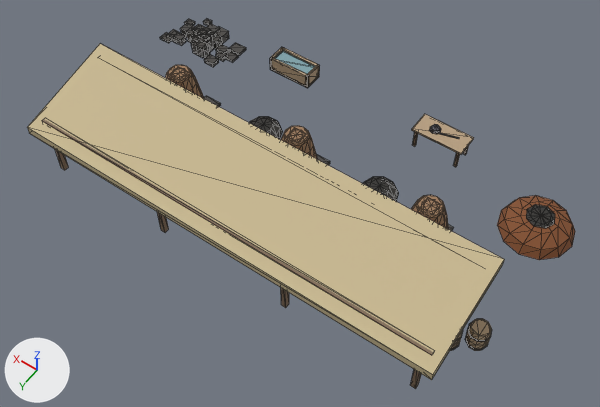
Renders of the glTF model public/models/bloomery.glb from each side of a commit.
Before and after are seen from a 50 mm camera at (-10.79, 15.71, 22.56) aimed at (-0.77, 1.68, 0.51). The axes (+X, +Y, +Z) are drawn at lower left. The lights are the same throughout. The first picture is the older version. Mesh edges are drawn as thin lines. Vertices at exactly the same position are counted once.

Script lines for the objects in view, before the commit:
```python
me_mesh_bloomery = bpy.data.meshes.new('Mesh_Bloomery')
me_mesh_bloomery.from_pydata(...)  # 1092 vertices, 1752 faces; spans x -8.9..9.0, y -4.2..5.4, z 0.0..3.2
me_mesh_bloomery.materials.append(mat_timberdark)  # brown #866f59
me_mesh_bloomery.materials.append(mat_timberplank)  # beige #b8a081
me_mesh_bloomery.materials.append(mat_roofthatch)  # beige #c8b890
me_mesh_bloomery.materials.append(mat_stonefieldstone)  # pale yellow #ddd7c8
me_mesh_bloomery.materials.append(mat_furnaceclay)  # brown #9e7c5d
me_mesh_bloomery.materials.append(mat_sootblack)  # dark grey #505050
me_mesh_bloomery.materials.append(mat_fireorange)  # orange #f9aa3f
me_mesh_bloomery.materials.append(mat_slag)  # dark grey #4b4845
me_mesh_bloomery.materials.append(mat_charcoal)  # dark grey #353330
me_mesh_bloomery.materials.append(mat_bogore)  # brown #865230
me_mesh_bloomery.materials.append(mat_ironwrought)  # dark grey #616169
me_mesh_bloomery.materials.append(mat_waterclean)  # greyish cyan #81a6ad
ob_bloomery = bpy.data.objects.new('Bloomery', me_mesh_bloomery)
ob_bloomery.location = (0.0, 0.0, 0.0)
```
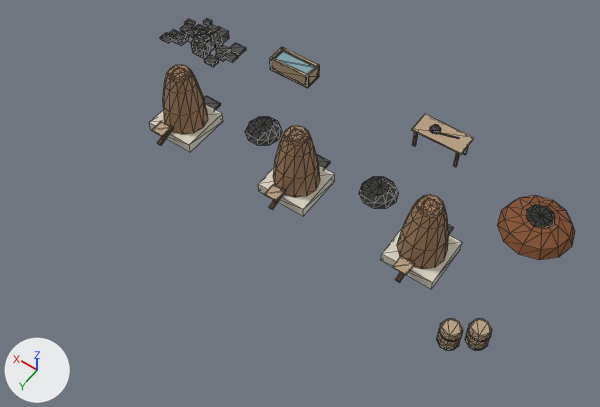
Boxes [x1, y1, x2, y2] around the edits, measured in the pictures (600 x 407 px):
```json
{"object": "Bloomery", "change": "reshaped", "before": [27, 19, 575, 389], "after": [149, 19, 575, 351], "on screen": "22% narrower, 10% shorter"}
{"part": 1, "of": "me_mesh_bloomery", "change": "added", "after": [392, 256, 415, 275]}
{"part": 2, "of": "me_mesh_bloomery", "change": "added", "after": [264, 184, 285, 201]}
{"part": 3, "of": "me_mesh_bloomery", "change": "added", "after": [152, 122, 172, 136]}
{"part": 4, "of": "me_mesh_bloomery", "change": "deleted", "before": [27, 44, 504, 389]}
```

Edits to the scene script, one JSON object a line:
```json
{"block": "me_mesh_bloomery", "where": "# used by ob_bloomery; location = (0.0, 0.0, 0.0)"}
{"op": "remove", "block": "me_mesh_bloomery", "code": "me_mesh_bloomery.from_pydata(...)  # 1092 vertices, 1752 faces; spans x -8.9..9.0, y -4.2..5.4, z 0.0..3.2"}
{"op": "add", "block": "me_mesh_bloomery", "code": "me_mesh_bloomery.from_pydata(...)  # 1028 vertices, 1656 faces; spans x -8.9..9.0, y -4.2..3.4, z 0.0..2.7"}
{"block": "me_mesh_bloomery", "change": "me_mesh_bloomery part 1: a new loose piece, a box spanning x -5.25..-4.75, y 1.8..2.3, z 0.875..0.925, in mat_timberplank (beige #b8a081)"}
{"block": "me_mesh_bloomery", "change": "me_mesh_bloomery part 2: a new loose piece, a box spanning x -0.25..0.25, y 1.8..2.3, z 0.875..0.925, in mat_timberplank (beige #b8a081)"}
{"block": "me_mesh_bloomery", "change": "me_mesh_bloomery part 3: a new loose piece, a box spanning x 4.75..5.25, y 1.8..2.3, z 0.875..0.925, in mat_timberplank (beige #b8a081)"}
{"block": "me_mesh_bloomery", "change": "me_mesh_bloomery part 4: 11 loose pieces with 88 vertices, spanning x -7.8..7.8, y 1.6..5.4, z 0.0..3.2, are deleted"}
{"op": "remove", "block": "me_mesh_bloomery", "code": "me_mesh_bloomery.materials.append(mat_roofthatch)  # beige #c8b890"}
```
